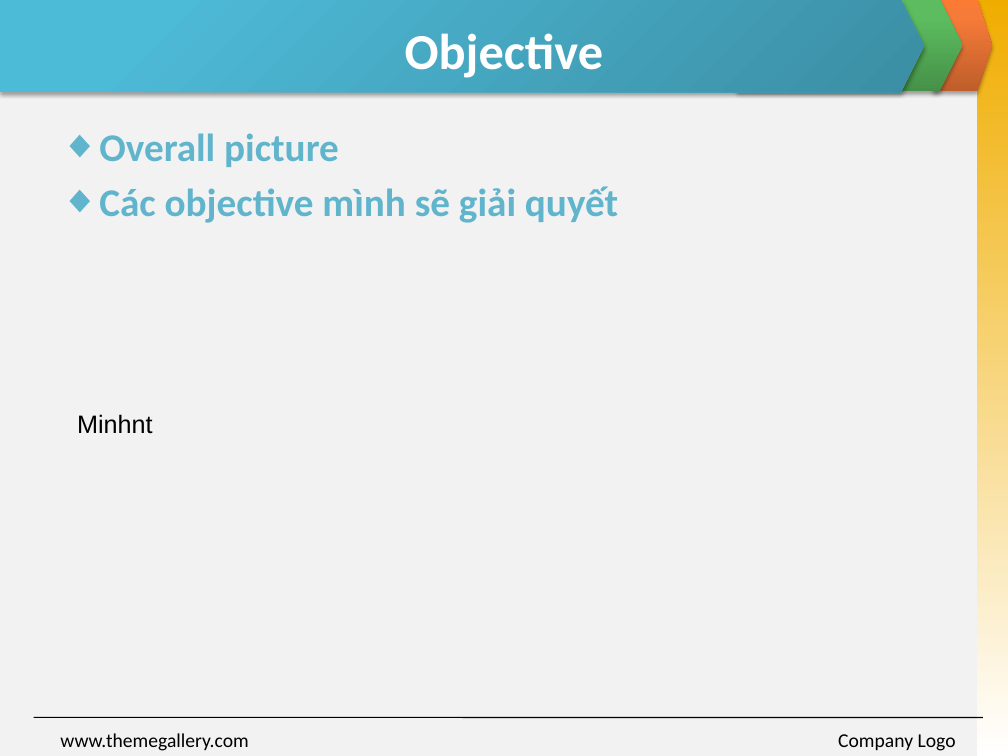
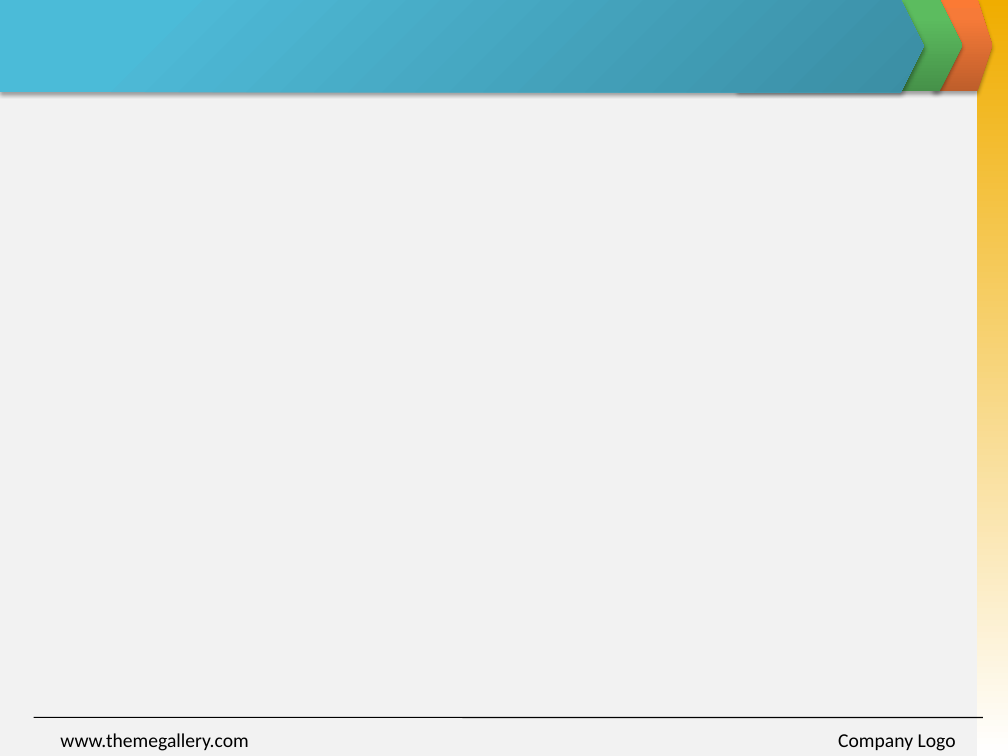
Before and after one commit to skyview059/e-learning-website, a slide deck: slide 7 of Document/Final report/Slide Present E-Learning.pptx. Drawn at 1008x756 pixels with LibreOffice and Linux fonts; fonts in the diff are those of the drawing; background and template pictures are left out. Boxes give left, top, right and bottom in pixels: in the first picture for what was removed or moved away, otherwise in the second. Text is boxed around its words. In the diff, an @@ line names an element or a change of style, - is before the commit and + after.

```diff
--- a/Document/Final report/Slide Present E-Learning.pptx
+++ b/Document/Final report/Slide Present E-Learning.pptx
@@ title removed at (405, 33, 604, 78) @@
-Objective
@@ text removed at (99, 133, 618, 223) @@
-◆ Overall picture
-◆ Các objective mình sẽ giải quyết
@@ text removed at (77, 414, 153, 434) @@
-Minhnt
```
Also in this commit, not shown: 3 other slides changed, 7 slides added, 3 slides removed.
